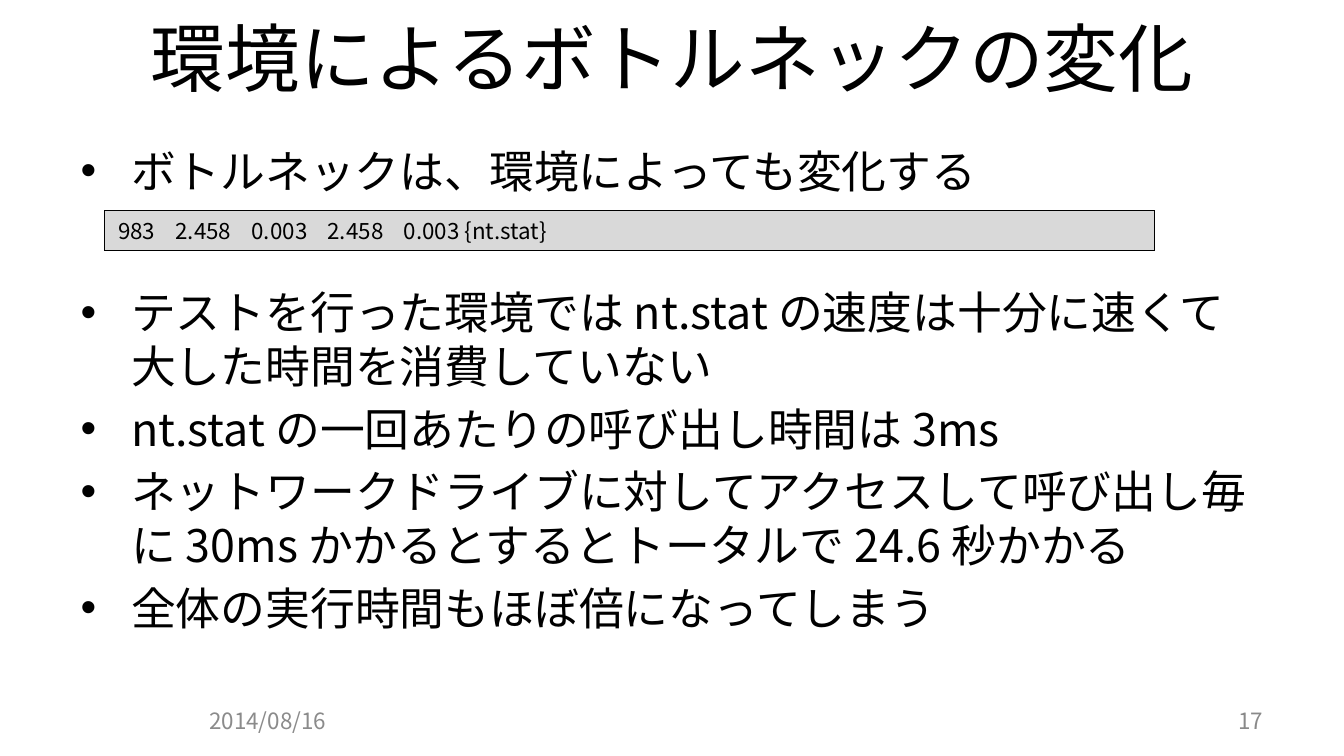
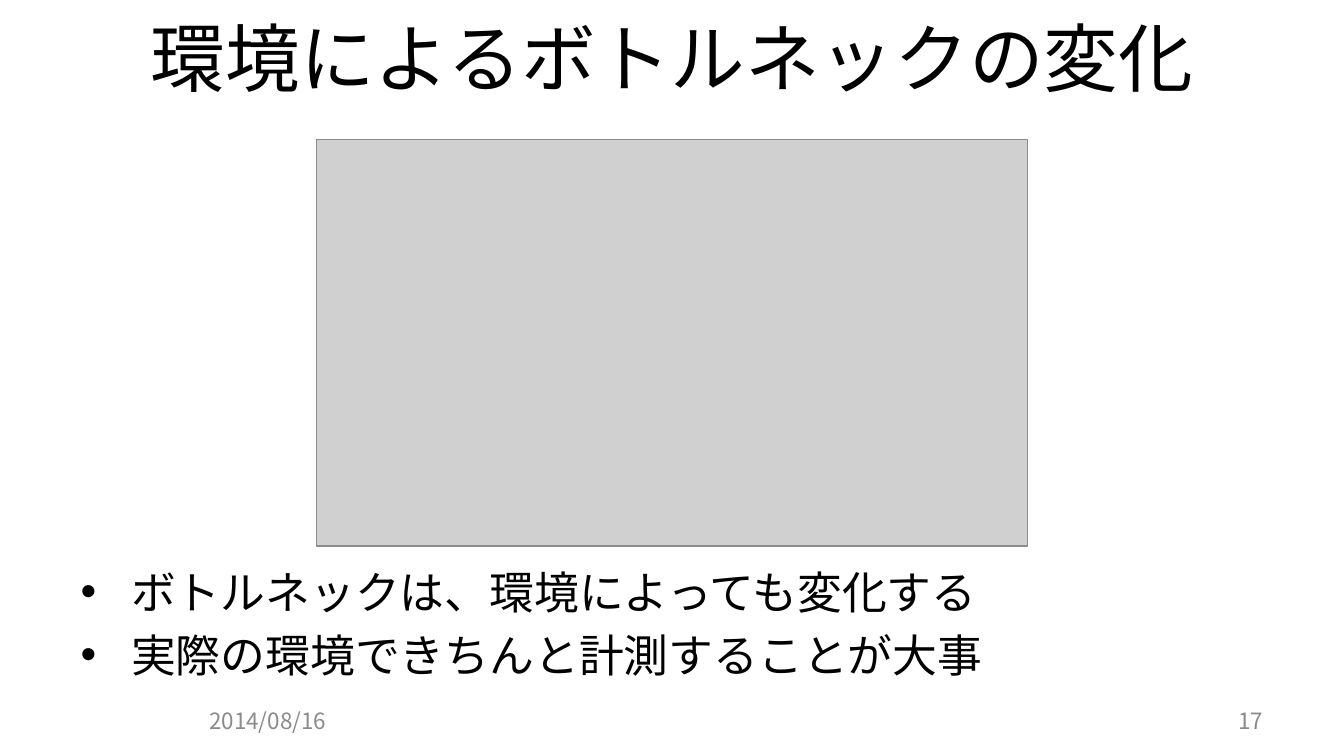
Before and after one commit to JCGS/CEDEC2014, a slide deck: slide 17 of chiyama/2014cedec_chiyama.pptx. Drawn at 1344x756 pixels with LibreOffice and Linux fonts; fonts in the diff are those of the drawing; grey boxes stand for pictures; background and template pictures are left out. Boxes give left, top, right and bottom in pixels: in the first picture for what was removed or moved away, otherwise in the second. Text is boxed around its words. In the diff, an @@ line names an element or a change of style, - is before the commit and + after.

Commit message:
ボトルネックの変化を図解

```diff
--- a/chiyama/2014cedec_chiyama.pptx
+++ b/chiyama/2014cedec_chiyama.pptx
@@ picture added at box(316, 140, 1027, 547) @@
@@ rectangle removed at box(105, 210, 1154, 250) @@
-983 2.458 0.003 2.458 0.003 {nt.stat}
@@ text removed at box(131, 291, 1246, 629) @@
-• テストを行った環境では nt.stat の速度は十分に速くて大した時間を消費していない
-• nt.stat の一回あたりの呼び出し時間は 3ms
-• ネットワークドライブに対してアクセスして呼び出し毎に 30ms かかるとするとトータルで 24.6 秒かかる
-• 全体の実行時間もほぼ倍になってしまう
@@ text "ボトルネックは、環境によっても変化する": place and size @@
-text "ボトルネックは、環境によっても変化する" at box(131, 150, 976, 192)
+text "ボトルネックは、環境によっても変化する" at box(131, 571, 982, 676)
@@ text at box(131, 634, 982, 676): paragraph added @@
+• 実際の環境できちんと計測することが大事
```
Also in this commit, not shown: 2 other slides changed, 2 other files.
